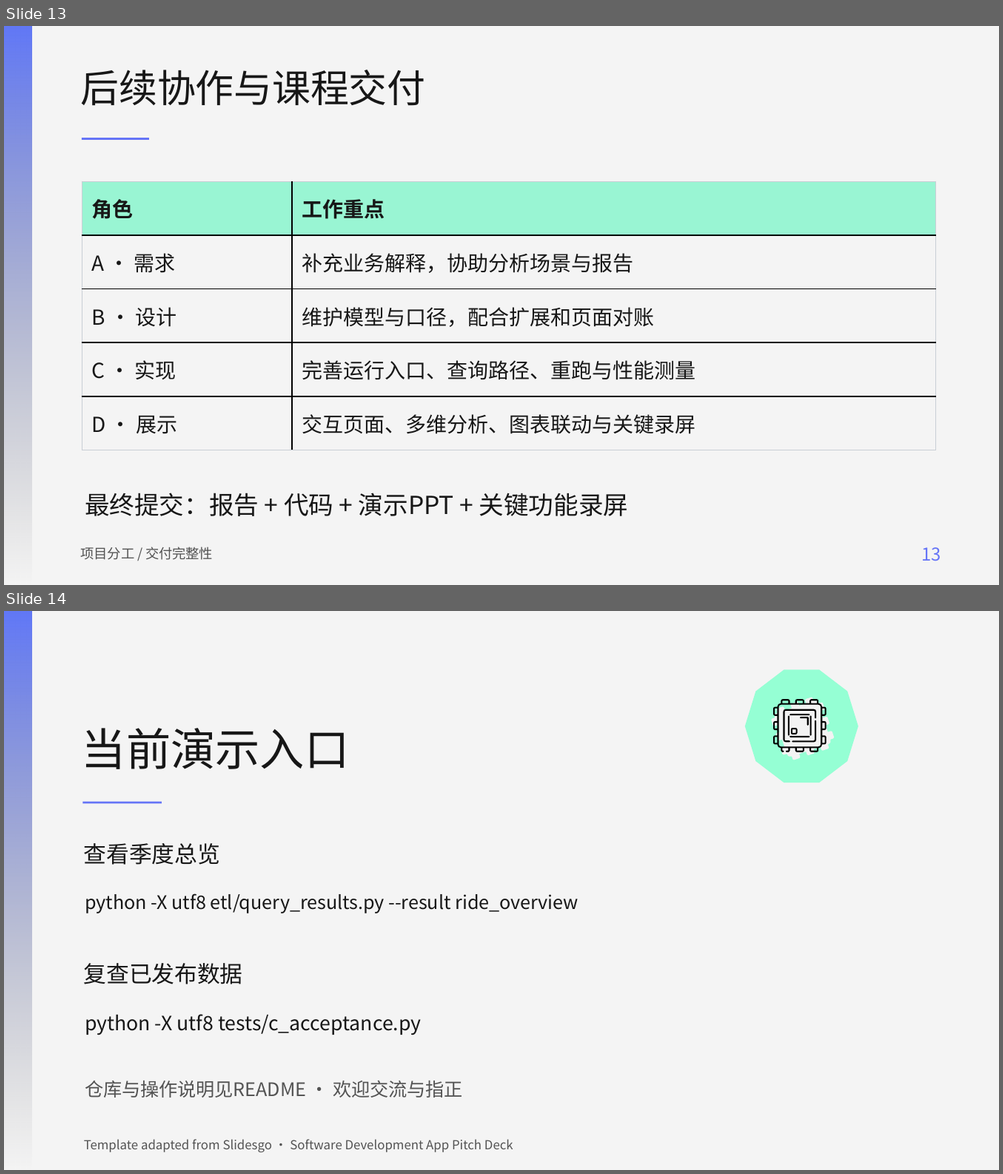
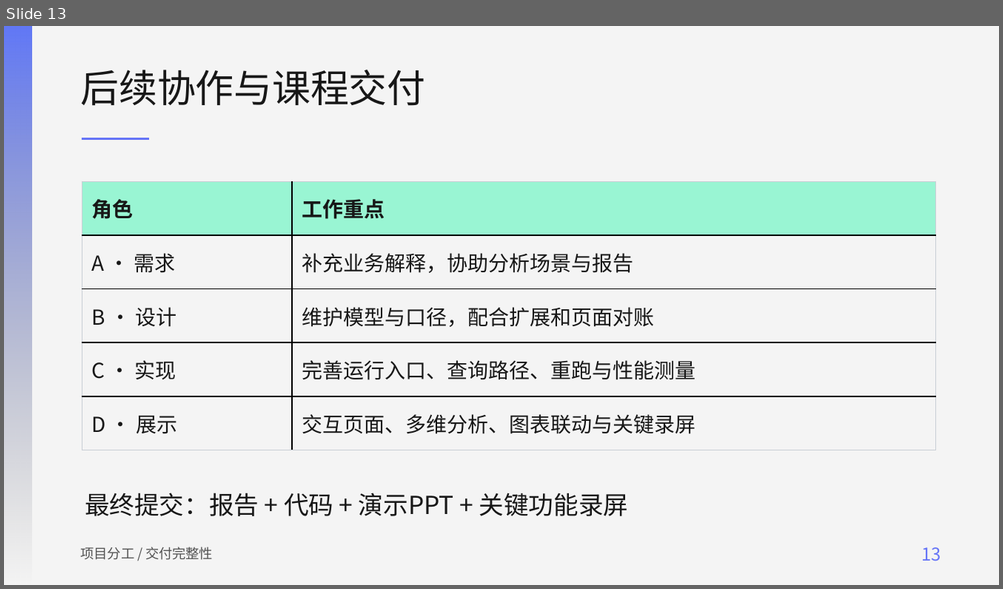
Before and after one commit to Todayjust-runner/citibike-warehouse, a slide deck: presentations/midterm/共享单车数仓_中期检查汇报.pptx. Shown one above the other, each under a label of ours: slides 13 and 14 before the commit, slide 13 after it. The pictures are 1003x1174 and 1003x589 pixels, drawn with LibreOffice and Linux fonts; fonts in the diff are those of the drawing. Boxes give left, top, right and bottom in pixels: in the first picture for what was removed or moved away, otherwise in the second. Text is boxed around its words. In the diff, an @@ line names an element or a change of style, - is before the commit and + after.

Commit message:
docs: replace terminal demo slide with real query figures

```diff
--- a/presentations/midterm/共享单车数仓_中期检查汇报.pptx
+++ b/presentations/midterm/共享单车数仓_中期检查汇报.pptx
@@ slide 14 removed at bbox=[4, 611, 999, 1170], background #F4F4F4 @@
@@ rectangle removed at bbox=[4, 611, 32, 1170] @@
@@ decagon removed at bbox=[745, 669, 858, 783] @@
@@ freeform shape removed at bbox=[768, 695, 836, 763] @@
@@ freeform shape removed at bbox=[773, 700, 825, 752] @@
@@ freeform shape removed at bbox=[782, 709, 816, 742] @@
@@ freeform shape removed at bbox=[788, 715, 790, 735] @@
@@ freeform shape removed at bbox=[790, 715, 810, 716] @@
@@ freeform shape removed at bbox=[791, 721, 817, 742] @@
@@ freeform shape removed at bbox=[800, 716, 808, 726] @@
@@ freeform shape removed at bbox=[810, 715, 811, 735] @@
@@ text removed at bbox=[82, 728, 349, 769] @@
-当前演示入口
@@ freeform shape removed at bbox=[790, 736, 810, 738] @@
@@ freeform shape removed at bbox=[791, 729, 798, 735] @@
@@ line removed from (82, 803) to (161, 803) @@
@@ text removed at bbox=[84, 843, 220, 865] @@
-查看季度总览
@@ text removed at bbox=[85, 894, 578, 914] @@
-python -X utf8 etl/query_results.py --result ride_overview
@@ text removed at bbox=[84, 963, 243, 985] @@
-复查已发布数据
@@ text removed at bbox=[85, 1014, 421, 1035] @@
-python -X utf8 tests/c_acceptance.py
@@ text removed at bbox=[85, 1081, 464, 1098] @@
-仓库与操作说明见README · 欢迎交流与指正
@@ text removed at bbox=[84, 1139, 513, 1153] @@
-Template adapted from Slidesgo · Software Development App Pitch Deck
```
Also in this commit, not shown: 1 slide added, 4 other files.
